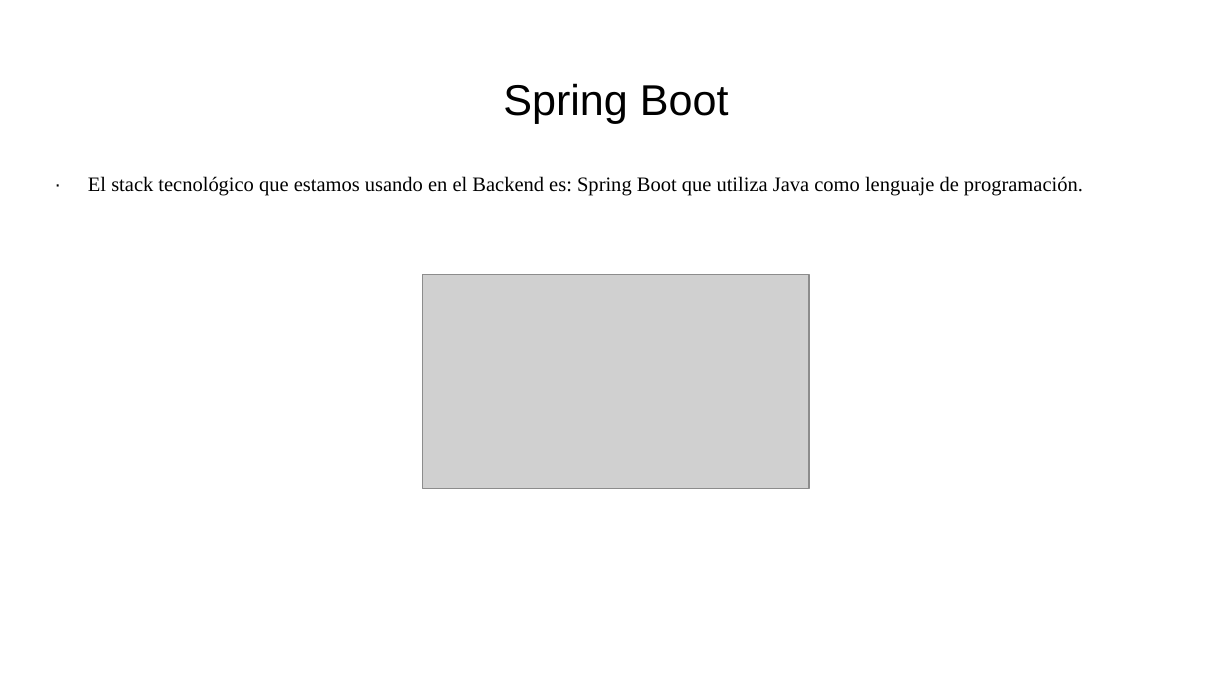
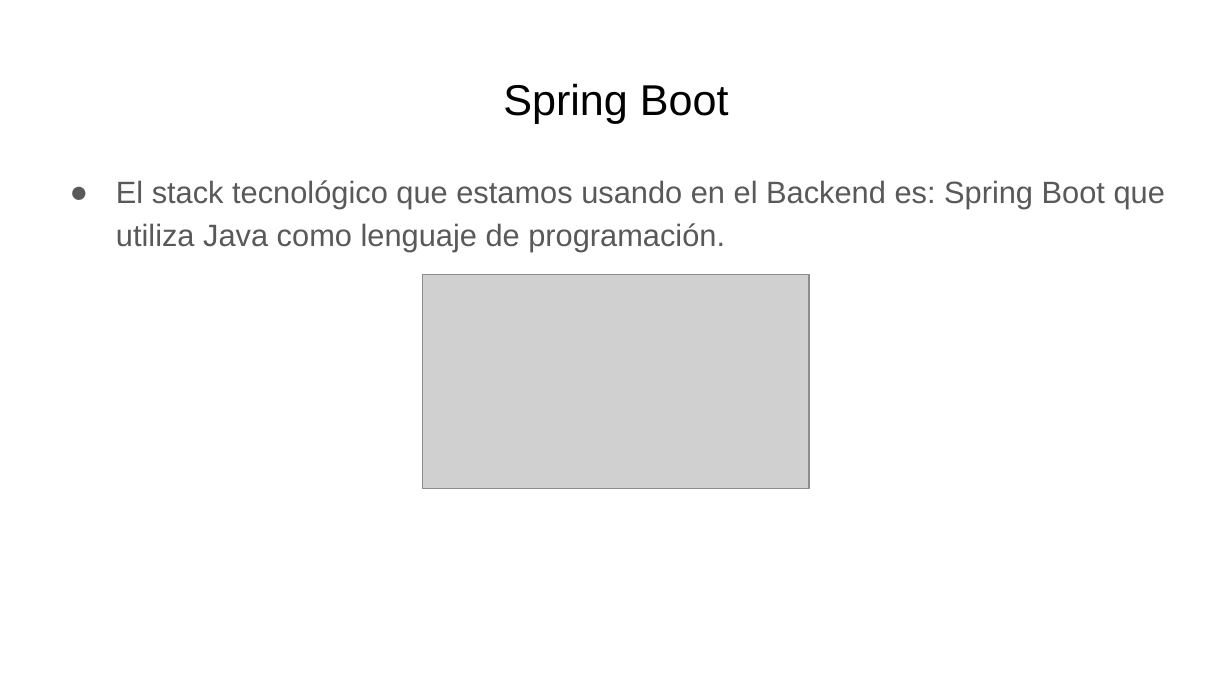
Before and after one commit to miguelmunval/presentacion, a slide deck: slide 11 of Tecnologías Usadas Dual.pptx (slide 10 before the commit). Drawn at 1232x693 pixels with LibreOffice and Linux fonts; fonts in the diff are those of the drawing; grey boxes stand for pictures. Boxes give left, top, right and bottom in pixels: in the first picture for what was removed or moved away, otherwise in the second. Text is boxed around its words. In the diff, an @@ line names an element or a change of style, - is before the commit and + after.

```diff
--- a/Tecnologías Usadas Dual.pptx
+++ b/Tecnologías Usadas Dual.pptx
@@ text at bbox=[116, 180, 1165, 252]: text changed; size 12 to 18 pt; font Times New Roman to Arial; text colour #000000 to #595959 @@
-· El stack tecnológico que estamos usando en el Backend es: Spring Boot que utiliza Java como lenguaje de programación.
+● El stack tecnológico que estamos usando en el Backend es: Spring Boot que utiliza Java como lenguaje de programación.
```
Also in this commit, not shown: 8 other slides changed, 2 slides added, 1 other file.
